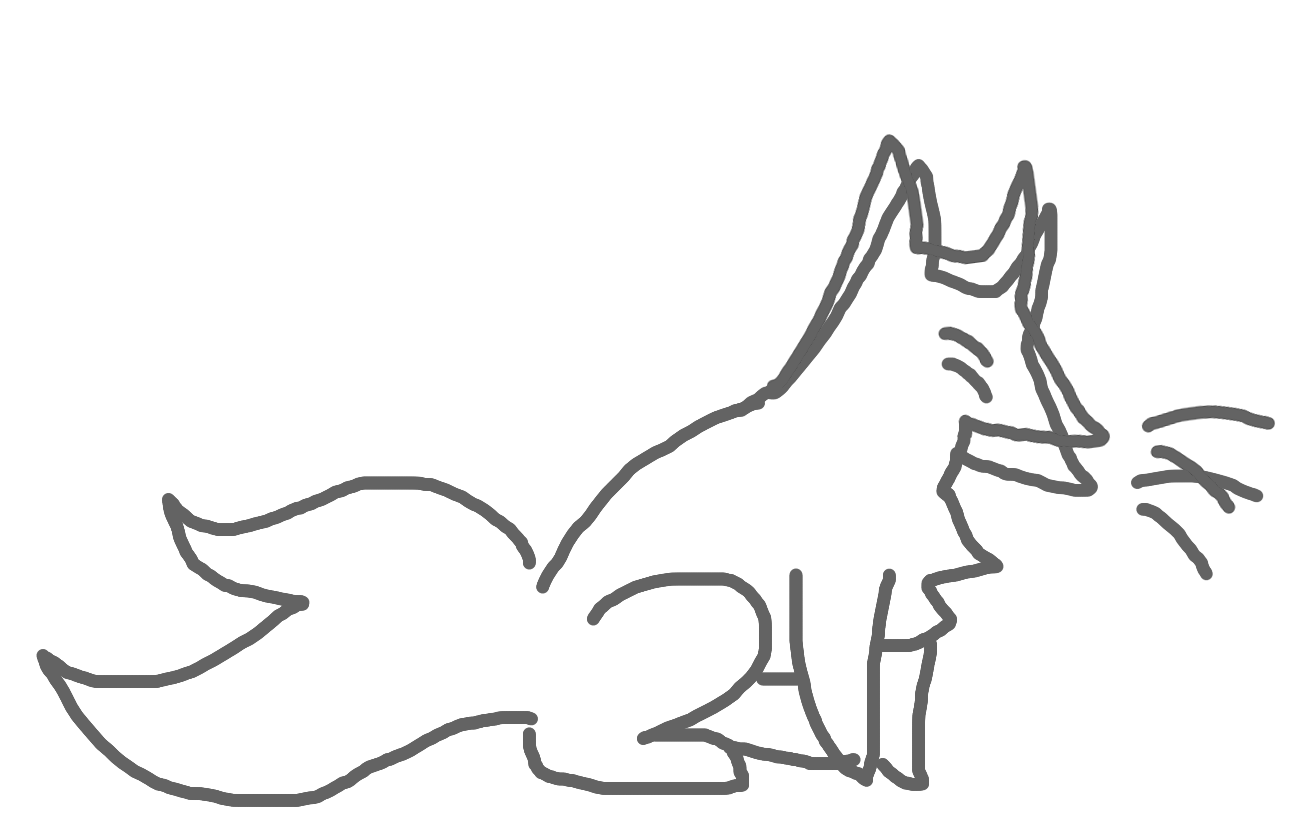
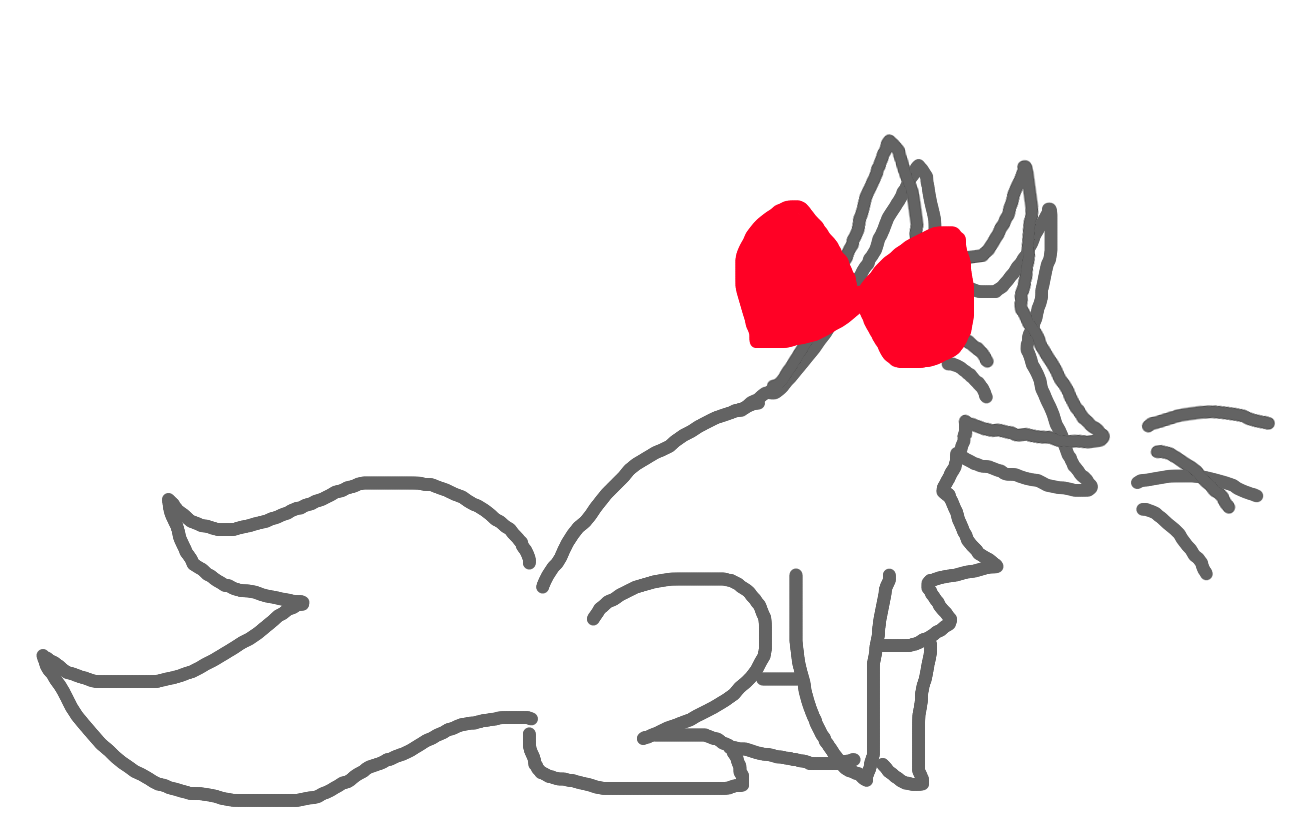
Before/after of a 1296×828 layered artwork. What changed in the layer stack:
added layer "Layer1" above "2_" over [735, 200, 974, 368]
painted on "2_" over [735, 200, 974, 368]
painted on "1_" over [735, 200, 974, 368]
